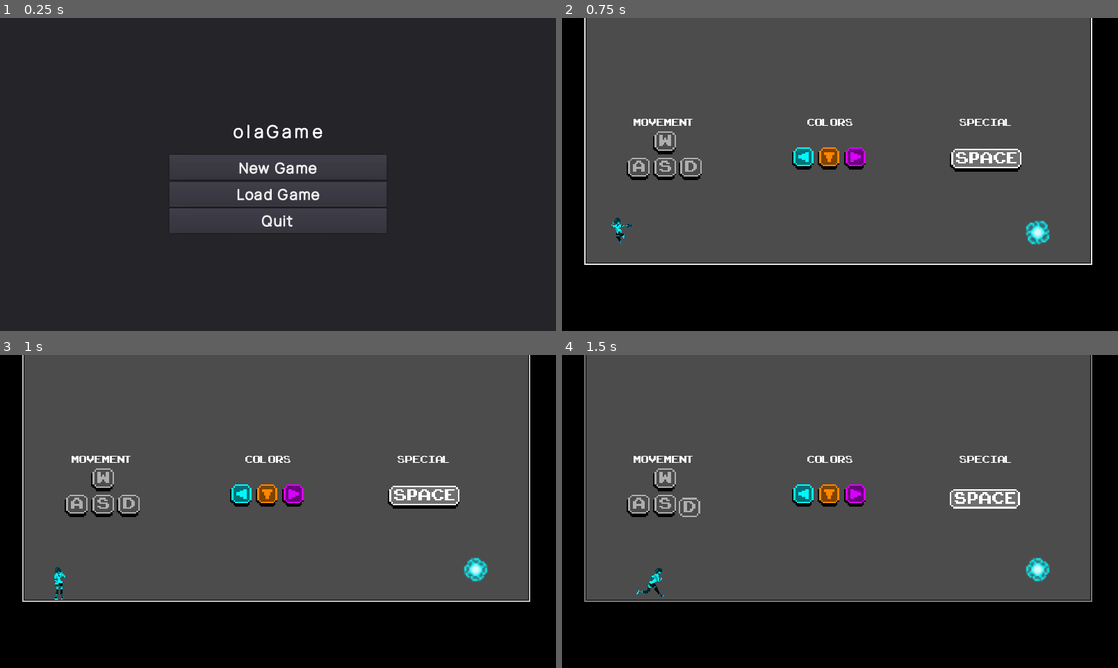
Above: before the commit, frames 1-4 (two rows, left to right).
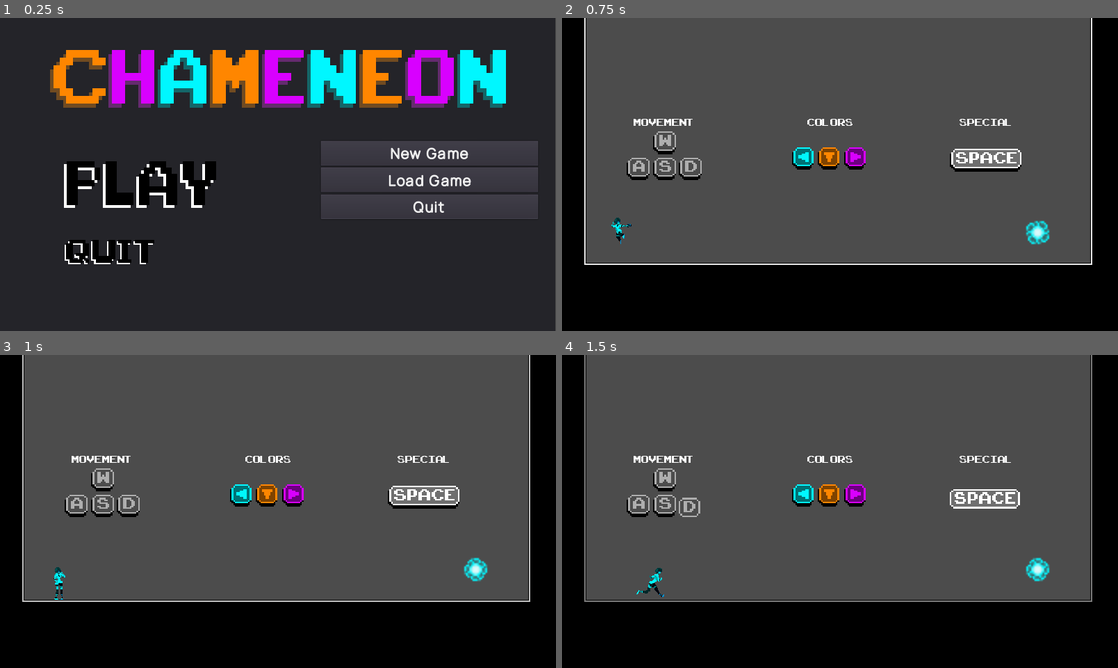
Above: after the commit, the same moments.

Repository: ivancdlarrain/olaGames
Game: Godot game, scene res://scenes/menus/Main_menu.tscn
The game is run twice, just before and just after one commit, with the same random seed, the same clock (stepped at 60 frames per second) and the same inputs.
Inputs (mouse positions are in pixels of both pictures, inside the frame that each line leads up to):
- Up to frame 1 (0.25 s): no input
- Up to frame 2 (0.75 s): click "New Game" at 0.5 s
- Up to frame 3 (1 s): no input
- Up to frame 4 (1.5 s): move the mouse to (962, 495) at 1.27 s; hold D (WASD_right) from 1.28 s (still down); hold Space (special) from 1.28 s (still down)

The runs differ from the first frame. In frame 1, 23% of the frame differs, in the area x 9-100%, y 0-100%; in frame 2, nothing differs; in frame 3, nothing differs; in frame 4, nothing differs.

Commit message:
Started menu remodel
- Changed title to Chameneon
- Added two buttons with custom textures
- Adjusted PurpleEyeDrone movement speed

Diff:
--- a/assets/KinematicBodies/PurpleEyeDrone.tscn
+++ b/assets/KinematicBodies/PurpleEyeDrone.tscn
@@ -82,58 +82,58 @@
 "times": PoolRealArray( 0, 0.05, 0.1, 0.15, 0.2, 0.25, 0.3, 0.35, 0.4, 0.45, 0.5, 0.55, 0.6, 0.65, 0.7, 0.75, 0.8 )
 }
 
-[sub_resource type="AnimationNodeAnimation" id=8]
+[sub_resource type="AnimationNodeAnimation" id=7]
 animation = "activation"
 
-[sub_resource type="AnimationNodeAnimation" id=9]
+[sub_resource type="AnimationNodeAnimation" id=8]
 animation = "aggro"
 
-[sub_resource type="AnimationNodeAnimation" id=10]
+[sub_resource type="AnimationNodeAnimation" id=9]
 animation = "deactivation"
 
-[sub_resource type="AnimationNodeAnimation" id=11]
+[sub_resource type="AnimationNodeAnimation" id=10]
 animation = "explosion"
 
-[sub_resource type="AnimationNodeAnimation" id=12]
+[sub_resource type="AnimationNodeAnimation" id=11]
 animation = "idle"
+
+[sub_resource type="AnimationNodeStateMachineTransition" id=12]
+switch_mode = 2
+
+[sub_resource type="AnimationNodeStateMachineTransition" id=13]
+switch_mode = 2
 
 [sub_resource type="AnimationNodeStateMachineTransition" id=14]
 switch_mode = 2
 
 [sub_resource type="AnimationNodeStateMachineTransition" id=15]
-switch_mode = 2
 
 [sub_resource type="AnimationNodeStateMachineTransition" id=16]
-switch_mode = 2
 
 [sub_resource type="AnimationNodeStateMachineTransition" id=17]
 
-[sub_resource type="AnimationNodeStateMachineTransition" id=24]
-
-[sub_resource type="AnimationNodeStateMachineTransition" id=25]
-
-[sub_resource type="AnimationNodeStateMachine" id=20]
-states/activation/node = SubResource( 8 )
+[sub_resource type="AnimationNodeStateMachine" id=18]
+states/activation/node = SubResource( 7 )
 states/activation/position = Vector2( 573, 180 )
-states/aggro/node = SubResource( 9 )
+states/aggro/node = SubResource( 8 )
 states/aggro/position = Vector2( 782, 108 )
-states/deactivation/node = SubResource( 10 )
+states/deactivation/node = SubResource( 9 )
 states/deactivation/position = Vector2( 602, 43 )
-states/explosion/node = SubResource( 11 )
+states/explosion/node = SubResource( 10 )
 states/explosion/position = Vector2( 875, 192 )
-states/idle/node = SubResource( 12 )
+states/idle/node = SubResource( 11 )
 states/idle/position = Vector2( 388, 97 )
-transitions = [ "deactivation", "idle", SubResource( 14 ), "activation", "aggro", SubResource( 15 ), "aggro", "deactivation", SubResource( 16 ), "aggro", "explosion", SubResource( 17 ), "idle", "activation", SubResource( 24 ), "activation", "explosion", SubResource( 25 ) ]
+transitions = [ "deactivation", "idle", SubResource( 12 ), "activation", "aggro", SubResource( 13 ), "aggro", "deactivation", SubResource( 14 ), "aggro", "explosion", SubResource( 15 ), "idle", "activation", SubResource( 16 ), "activation", "explosion", SubResource( 17 ) ]
 start_node = "idle"
 end_node = "explosion"
 graph_offset = Vector2( -16, 31.2 )
 
-[sub_resource type="AnimationNodeStateMachinePlayback" id=21]
+[sub_resource type="AnimationNodeStateMachinePlayback" id=19]
 
-[sub_resource type="CircleShape2D" id=22]
+[sub_resource type="CircleShape2D" id=20]
 radius = 240.0
 
-[sub_resource type="CircleShape2D" id=23]
+[sub_resource type="CircleShape2D" id=21]
 radius = 48.0
 
 [node name="PurpleEyeDrone" type="KinematicBody2D" groups=[
@@ -153,7 +153,7 @@
 texture = ExtResource( 2 )
 vframes = 7
 hframes = 6
-frame = 37
+frame = 15
 
 [node name="AnimationPlayer" type="AnimationPlayer" parent="."]
 anims/activation = SubResource( 2 )
--- a/scenes/menus/Main_menu.tscn
+++ b/scenes/menus/Main_menu.tscn
@@ -1,22 +1,48 @@
-[gd_scene load_steps=5 format=2]
+[gd_scene load_steps=9 format=2]
 
 [ext_resource path="res://fonts/Manrope-VariableFont_wght.ttf" type="DynamicFontData" id=1]
 [ext_resource path="res://scripts/Main_menu.gd" type="Script" id=2]
+[ext_resource path="res://assets/sprites/menu/Title.png" type="Texture" id=3]
+[ext_resource path="res://assets/sprites/menu/Play.png" type="Texture" id=4]
+[ext_resource path="res://assets/sprites/menu/Quit.png" type="Texture" id=5]
 
 [sub_resource type="DynamicFont" id=1]
-size = 31
-outline_size = 1
-extra_spacing_bottom = 17
-extra_spacing_char = 7
-font_data = ExtResource( 1 )
-
-[sub_resource type="DynamicFont" id=2]
 size = 26
 outline_size = 1
 extra_spacing_top = 2
 extra_spacing_bottom = 2
 extra_spacing_char = 3
 font_data = ExtResource( 1 )
+
+[sub_resource type="Animation" id=2]
+resource_name = "title1"
+length = 0.35
+step = 0.05
+tracks/0/type = "bezier"
+tracks/0/path = NodePath("CanvasLayer/Title:frame")
+tracks/0/interp = 1
+tracks/0/loop_wrap = true
+tracks/0/imported = false
+tracks/0/enabled = true
+tracks/0/keys = {
+"points": PoolRealArray( 0, -0.25, 0, 0.25, 0, 1, -0.25, 0, 0.25, 0, 2, -0.25, 0, 0.25, 0, 3, -0.25, 0, 0.25, 0, 4, -0.25, 0, 0.25, 0, 5, -0.25, 0, 0.25, 0, 6, -0.25, 0, 0.25, 0 ),
+"times": PoolRealArray( 0, 0.05, 0.1, 0.15, 0.2, 0.25, 0.3 )
+}
+
+[sub_resource type="Animation" id=3]
+resource_name = "title2"
+length = 0.3
+step = 0.05
+tracks/0/type = "bezier"
+tracks/0/path = NodePath("CanvasLayer/Title:frame")
+tracks/0/interp = 1
+tracks/0/loop_wrap = true
+tracks/0/imported = false
+tracks/0/enabled = true
+tracks/0/keys = {
+"points": PoolRealArray( 6, -0.25, 0, 0.25, 0, 5, -0.25, 0, 0.25, 0, 4, -0.25, 0, 0.25, 0, 3, -0.25, 0, 0.25, 0, 2, -0.25, 0, 0.25, 0, 1, -0.25, 0, 0.25, 0, 0, -0.25, 0, 0.25, 0 ),
+"times": PoolRealArray( 0, 0.05, 0.1, 0.15, 0.2, 0.25, 0.3 )
+}
 
 [node name="Menu" type="Control"]
 anchor_right = 1.0
@@ -31,51 +57,98 @@
 [node name="Panel" type="Panel" parent="CanvasLayer"]
 anchor_right = 1.0
 anchor_bottom = 1.0
+margin_left = -0.663452
+margin_right = -0.663452
 __meta__ = {
 "_edit_use_anchors_": false
 }
+
+[node name="PlayButton" type="TextureButton" parent="CanvasLayer/Panel"]
+margin_left = 116.352
+margin_top = 256.352
+margin_right = 399.352
+margin_bottom = 357.352
+__meta__ = {
+"_edit_use_anchors_": false
+}
+
+[node name="Play" type="Sprite" parent="CanvasLayer/Panel/PlayButton"]
+position = Vector2( 145.99, 53.0832 )
+scale = Vector2( 5.09519, 5.73315 )
+texture = ExtResource( 4 )
+vframes = 3
+
+[node name="QuitButton" type="TextureButton" parent="CanvasLayer/Panel"]
+margin_left = 115.233
+margin_top = 403.158
+margin_right = 289.233
+margin_bottom = 456.158
+__meta__ = {
+"_edit_use_anchors_": false
+}
+
+[node name="Quit" type="Sprite" parent="CanvasLayer/Panel/QuitButton"]
+position = Vector2( 89.4798, 29.2605 )
+scale = Vector2( 3, 3 )
+texture = ExtResource( 5 )
+vframes = 3
 
 [node name="VBoxContainer" type="VBoxContainer" parent="CanvasLayer"]
 anchor_left = 0.5
 anchor_top = 0.5
 anchor_right = 0.5
 anchor_bottom = 0.5
-margin_left = -200.0
-margin_top = -100.0
-margin_right = 200.0
-margin_bottom = 100.0
+margin_left = 78.8015
+margin_top = -62.4762
+margin_right = 478.802
+margin_bottom = 137.524
 __meta__ = {
 "_edit_use_anchors_": false
 }
 
-[node name="Label" type="Label" parent="CanvasLayer/VBoxContainer"]
+[node name="NewGame" type="Button" parent="CanvasLayer/VBoxContainer"]
 margin_right = 400.0
-margin_bottom = 61.0
+margin_bottom = 46.0
 custom_fonts/font = SubResource( 1 )
-text = "olaGame"
-align = 1
-valign = 1
-
-[node name="NewGame" type="Button" parent="CanvasLayer/VBoxContainer"]
-margin_top = 65.0
-margin_right = 400.0
-margin_bottom = 111.0
-custom_fonts/font = SubResource( 2 )
 text = "New Game"
 
 [node name="Load Game" type="Button" parent="CanvasLayer/VBoxContainer"]
-margin_top = 115.0
+margin_top = 50.0
 margin_right = 400.0
-margin_bottom = 161.0
-custom_fonts/font = SubResource( 2 )
+margin_bottom = 96.0
+custom_fonts/font = SubResource( 1 )
 text = "Load Game"
 
 [node name="NewGame2" type="Button" parent="CanvasLayer/VBoxContainer"]
-margin_top = 165.0
+margin_top = 100.0
 margin_right = 400.0
-margin_bottom = 211.0
-custom_fonts/font = SubResource( 2 )
+margin_bottom = 146.0
+custom_fonts/font = SubResource( 1 )
 text = "Quit"
+
+[node name="Title" type="Sprite" parent="CanvasLayer"]
+position = Vector2( 512.318, 115.506 )
+scale = Vector2( 6, 7 )
+texture = ExtResource( 3 )
+vframes = 7
+frame = 6
+
+[node name="TitleTimer" type="Timer" parent="."]
+wait_time = 10.0
+
+[node name="AnimationPlayer" type="AnimationPlayer" parent="."]
+anims/title1 = SubResource( 2 )
+anims/title2 = SubResource( 3 )
+[connection signal="button_down" from="CanvasLayer/Panel/PlayButton" to="." method="_on_PlayButton_button_down"]
+[connection signal="mouse_entered" from="CanvasLayer/Panel/PlayButton" to="." method="_on_TextureButton_mouse_entered"]
+[connection signal="mouse_exited" from="CanvasLayer/Panel/PlayButton" to="." method="_on_TextureButton_mouse_exited"]
+[connection signal="pressed" from="CanvasLayer/Panel/PlayButton" to="." method="_on_PlayButton_pressed"]
+[connection signal="button_down" from="CanvasLayer/Panel/QuitButton" to="." method="_on_QuitButton_button_down"]
+[connection signal="mouse_entered" from="CanvasLayer/Panel/QuitButton" to="." method="_on_QuitButton_mouse_entered"]
+[connection signal="mouse_exited" from="CanvasLayer/Panel/QuitButton" to="." method="_on_QuitButton_mouse_exited"]
+[connection signal="pressed" from="CanvasLayer/Panel/QuitButton" to="." method="_on_TextureButton_pressed"]
 [connection signal="pressed" from="CanvasLayer/VBoxContainer/NewGame" to="." method="_on_NewGame_pressed"]
 [connection signal="pressed" from="CanvasLayer/VBoxContainer/Load Game" to="." method="_on_Load_Game_pressed"]
 [connection signal="pressed" from="CanvasLayer/VBoxContainer/NewGame2" to="." method="_on_NewGame2_pressed"]
+[connection signal="timeout" from="TitleTimer" to="." method="_on_TitleTimer_timeout"]
+[connection signal="animation_finished" from="AnimationPlayer" to="." method="_on_AnimationPlayer_animation_finished"]
--- /dev/null
+++ b/scenes/menus/Play_menu.tscn
@@ -0,0 +1,8 @@
+[gd_scene format=2]
+
+[node name="Control" type="Control"]
+margin_right = 40.0
+margin_bottom = 40.0
+__meta__ = {
+"_edit_use_anchors_": false
+}
--- a/scripts/Main_menu.gd
+++ b/scripts/Main_menu.gd
@@ -1,7 +1,10 @@
 extends Control
 
+var anim_played = "title2"
+
 func _ready():
-	pass
+	$TitleTimer.start()
+
 
 func _on_NewGame_pressed():
 # warning-ignore:return_value_discarded
@@ -15,3 +18,49 @@
 func _on_Load_Game_pressed():
 
 	Save.load_game()
+
+
+func _on_AnimationPlayer_animation_finished(anim_name):
+	$TitleTimer.start()
+	anim_played = anim_name
+
+
+func _on_TitleTimer_timeout():
+	match anim_played:
+		"title1":
+			$AnimationPlayer.play("title2")
+		"title2":
+			$AnimationPlayer.play("title1")
+
+
+# Just buttons connections
+func _on_TextureButton_mouse_entered():
+	$CanvasLayer/Panel/PlayButton/Play.frame = 1
+
+
+func _on_TextureButton_mouse_exited():
+	$CanvasLayer/Panel/PlayButton/Play.frame = 0
+
+
+func _on_TextureButton_pressed():
+	get_tree().quit()
+
+
+func _on_QuitButton_mouse_entered():
+	$CanvasLayer/Panel/QuitButton/Quit.frame = 1
+
+
+func _on_QuitButton_mouse_exited():
+	$CanvasLayer/Panel/QuitButton/Quit.frame = 0
+
+
+func _on_PlayButton_button_down():
+	$CanvasLayer/Panel/PlayButton/Play.frame = 2
+
+
+func _on_PlayButton_pressed():
+	get_tree().change_scene("res://scenes/menus/Play_menu.tscn")
+
+
+func _on_QuitButton_button_down():
+	$CanvasLayer/Panel/QuitButton/Quit.frame = 2
--- a/scripts/kinematicBodies/PurpleEyeDrone.gd
+++ b/scripts/kinematicBodies/PurpleEyeDrone.gd
@@ -1,7 +1,7 @@
 extends Drone
 
 #movement:
-const MAX_SPEED = 50
+const MAX_SPEED = 100
 const SPEED_INCREASE = 10
 const DEACCEL = 5
 #animation:
@@ -22,7 +22,7 @@
 
 func apply_movement(direction):
 	velocity += SPEED_INCREASE * direction
-	if velocity.distance_to(Vector2(0, 0)):
+	if velocity.distance_to(Vector2(0, 0)) > MAX_SPEED:
 		velocity = velocity.normalized() * MAX_SPEED
 	velocity = move_and_slide(velocity)
 	# Animation:
Not shown: 2 places in assets/KinematicBodies/PurpleEyeDrone.tscn that only renumber resources
Binary file added: assets/sprites/menu/Play.png
Not shown, added: assets/sprites/menu/Play.png.import
Binary file added: assets/sprites/menu/Quit.png
Not shown, added: assets/sprites/menu/Quit.png.import
Binary file added: assets/sprites/menu/Title.png
Not shown, added: assets/sprites/menu/Title.png.import
